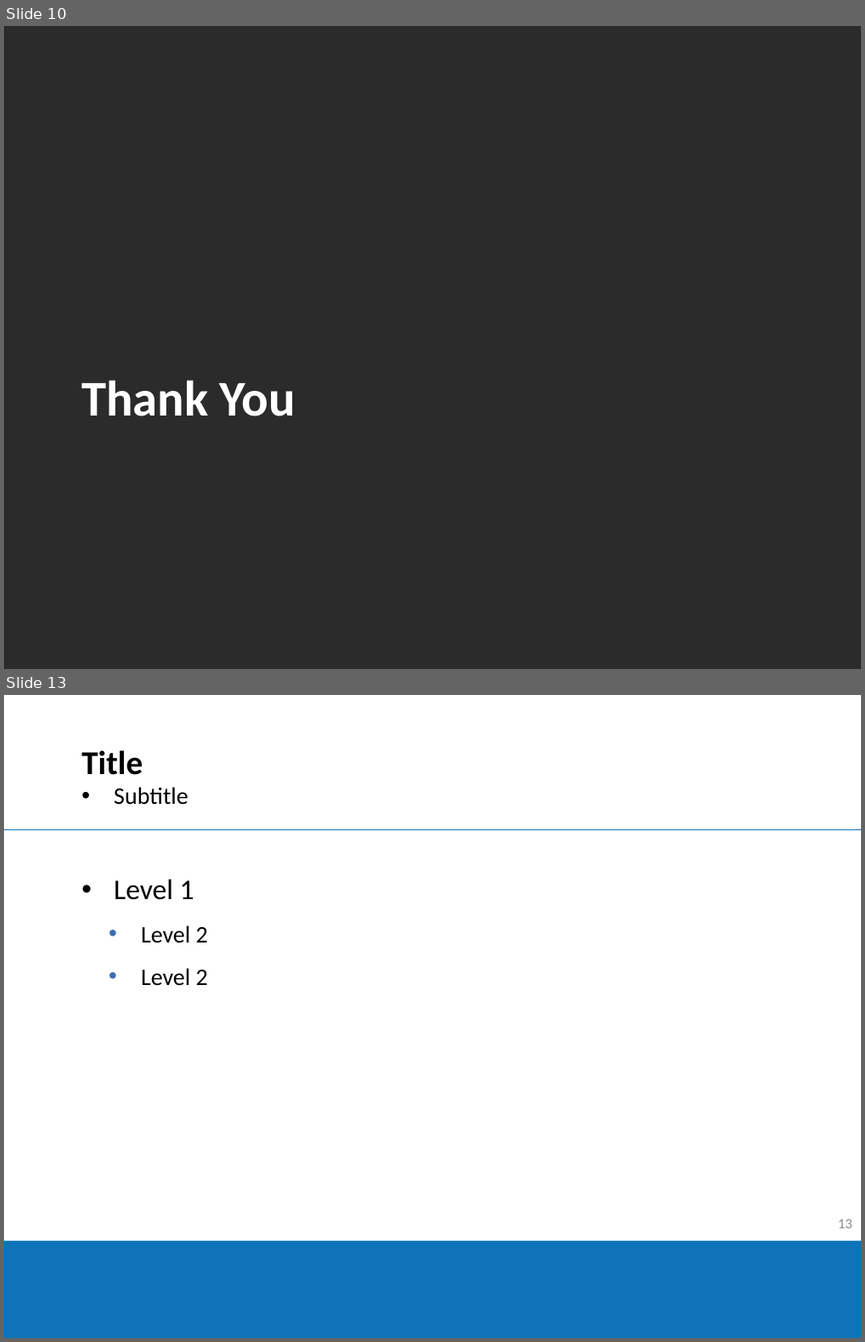
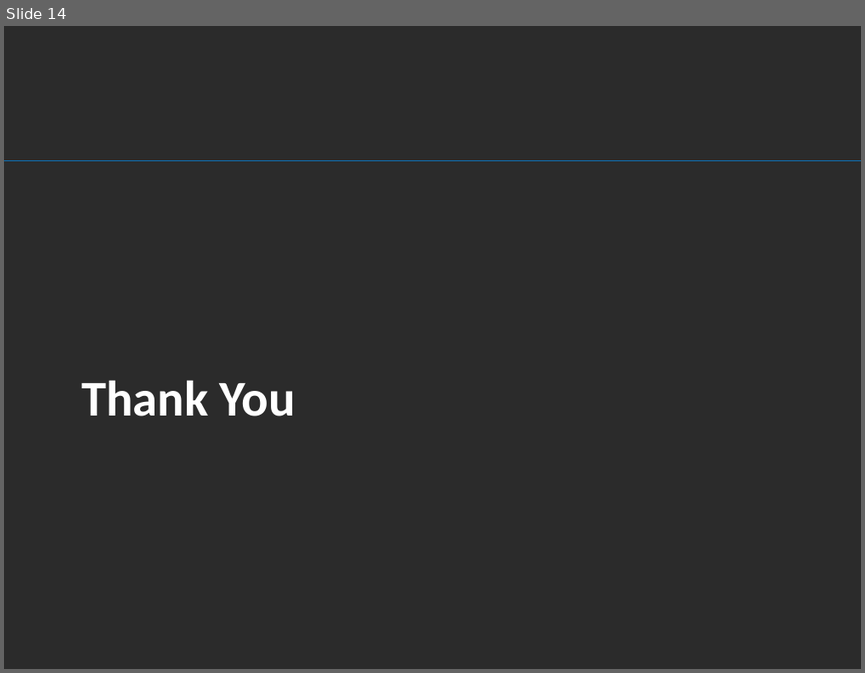
Before and after one commit to brendanmcc02/masters-thesis, a slide deck: presentation/thesis-presentation-template.pptx. Shown one above the other, each under a label of ours: slides 10 and 13 before the commit, slide 14 after it; the slides between them are not shown. The pictures are 865x1342 and 865x673 pixels, drawn with LibreOffice and Linux fonts; fonts in the diff are those of the drawing; background and template pictures are left out; a plain dark background stands for a picture behind light text. Boxes give left, top, right and bottom in pixels: in the first picture for what was removed or moved away, otherwise in the second. Text is boxed around its words. In the diff, an @@ line names an element or a change of style, - is before the commit and + after.

```diff
--- a/presentation/thesis-presentation-template.pptx
+++ b/presentation/thesis-presentation-template.pptx
@@ slide 13 removed at <box>4,695,861,1338</box>, background #FFFFFF @@
@@ title removed at <box>81,750,143,775</box> @@
-Title
@@ text removed at <box>114,787,188,805</box> @@
-• Subtitle
@@ line removed from (4, 829) to (861, 829) @@
@@ text removed at <box>114,879,208,985</box> @@
-• Level 1
-  • Level 2
-  • Level 2
@@ page number removed at <box>838,1219,852,1228</box> @@
-13
@@ rectangle removed at <box>4,1240,861,1337</box> @@
@@ what was slide 10 is now slide 14 @@
@@ slide 14 changed as well @@
@@ line added from (4, 160) to (861, 160), #0E73B9 0.75 pt @@
```
Also in this commit, not shown: 2 other slides changed, 9 slides added, 7 other slides removed, 5 other files.
